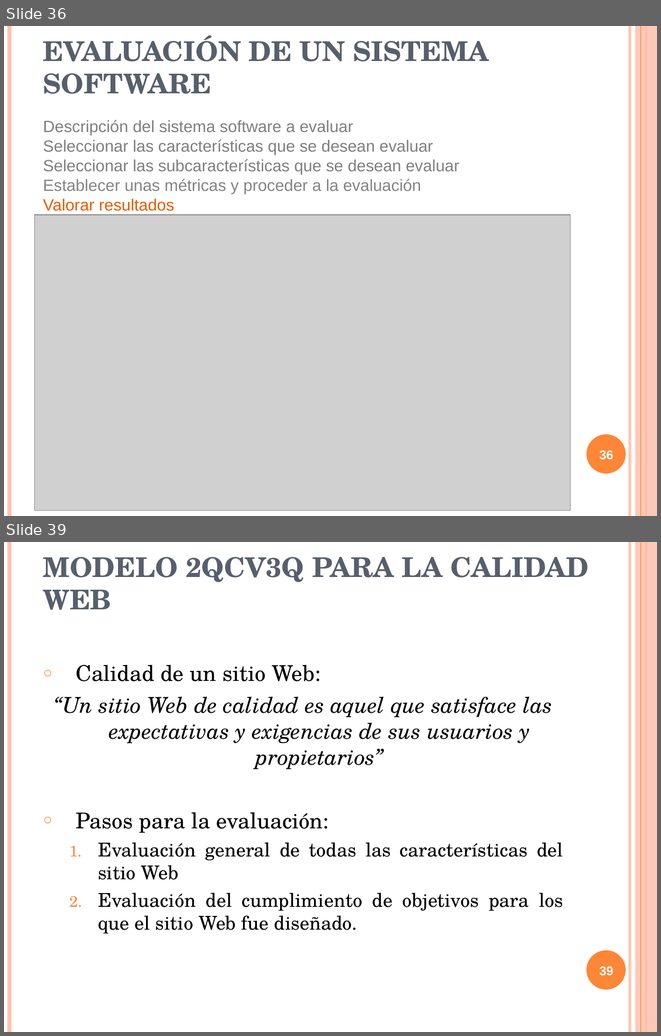
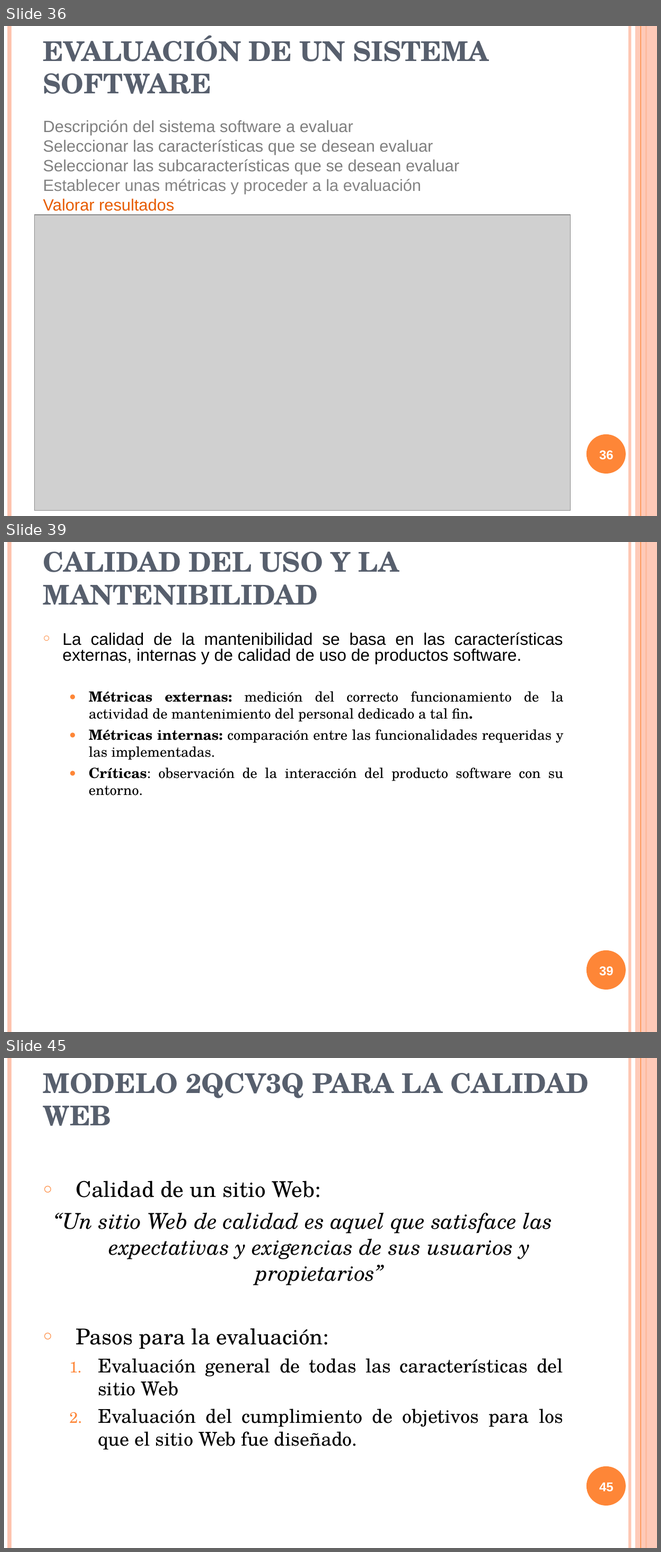
Before and after one commit to txedo/isi-auditoria, a slide deck: calidad/Trabajo/presentacion/presentacionCalidad.ppt. Shown one above the other, each under a label of ours: slides 36 and 39 before the commit, slides 36, 39 and 45 after it; the slides between them are not shown. The pictures are 661x1036 and 661x1552 pixels, drawn with LibreOffice and Linux fonts; fonts in the diff are those of the drawing; grey boxes stand for pictures. Boxes give left, top, right and bottom in pixels: in the first picture for what was removed or moved away, otherwise in the second. Text is boxed around its words. In the diff, an @@ line names an element or a change of style, - is before the commit and + after.

```diff
--- a/calidad/Trabajo/presentacion/presentacionCalidad.ppt
+++ b/calidad/Trabajo/presentacion/presentacionCalidad.ppt
@@ slide 39 added at [4, 542, 657, 1032], background #FFFFFF; not listed: 6 template elements that a slide beside it also shows @@
@@ title added at [43, 552, 399, 605], 30 pt, text #575F6D, bold @@
+CALIDAD DEL USO Y LA MANTENIBILIDAD
@@ text added at [62, 632, 563, 795], 15.5 pt, text #000000 @@
+○ La calidad de la mantenibilidad se basa en las características externas, internas y de calidad de uso de productos software.
+  ● Métricas externas: medición del correcto funcionamiento de la actividad de mantenimiento del personal dedicado a tal fin.
+  ● Métricas internas: comparación entre las funcionalidades requeridas y las implementadas.
+  ● Críticas: observación de la interacción del producto software con su entorno.
@@ page number added at [599, 966, 614, 976], 14 pt, text #FFFFFF, bold @@
+39
@@ what was slide 39 is now slide 45 @@
@@ page number at [599, 1482, 614, 1492]: text changed @@
-39
+45
```
Also in this commit, not shown: 10 slides changed, 6 other slides added, 1 slide removed.
